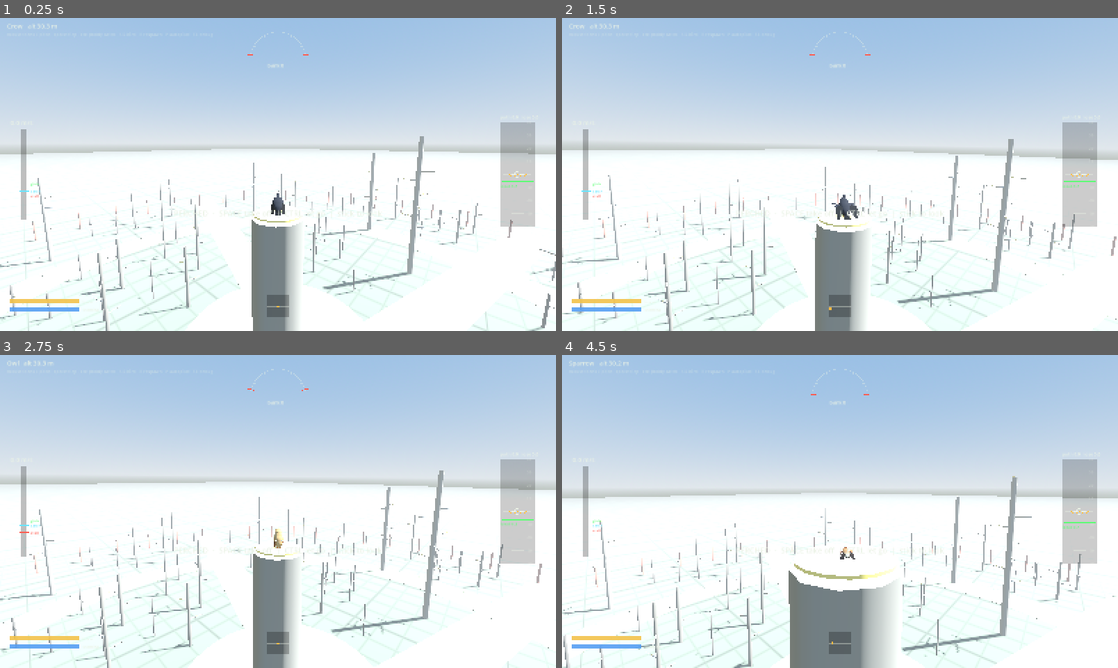
Above: before the commit, frames 1-4 (two rows, left to right).
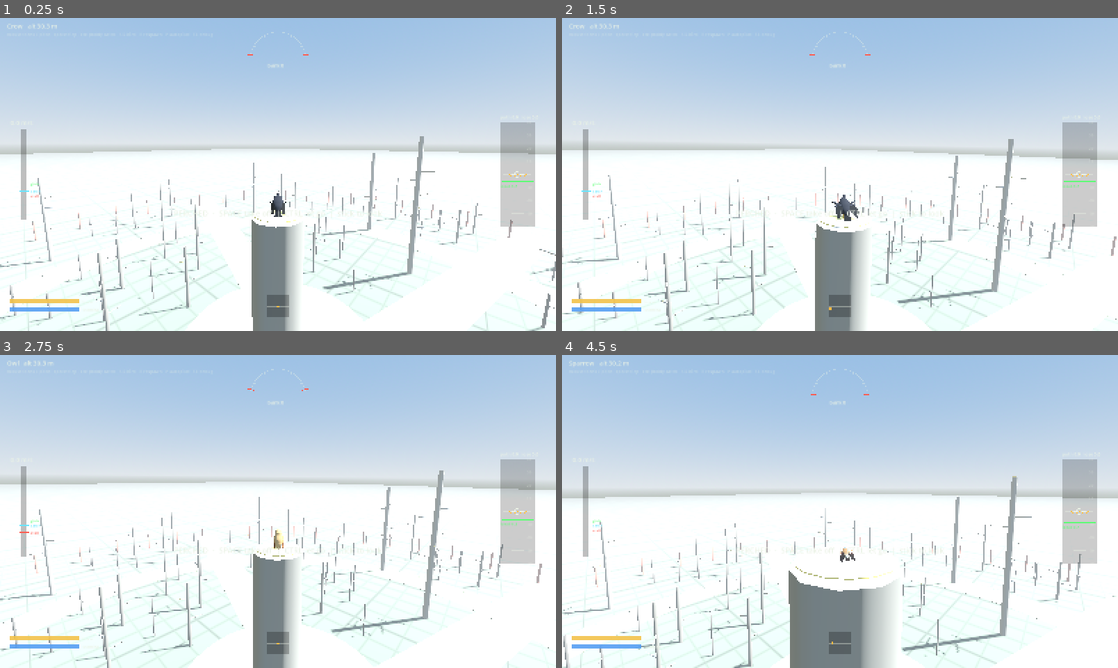
Above: after the commit, the same moments.

Repository: afaucher/flap
Game: Godot game, scene res://scenes/boot.tscn
Two runs of this game, one before a commit and one after it. Both use one fixed random seed, a clock stepped at 60 frames per second and the inputs below.
Inputs (mouse positions are in pixels of both pictures, inside the frame that each line leads up to):
- Up to frame 1 (0.25 s): no input
- Up to frame 2 (1.5 s): tap Enter at 0.5 s; move the mouse to (962, 158) at 0.52 s; hold Space (flap) 0.53-1.28 s; hold Up from 0.53 s (still down); click (962, 158) at 0.67 s; move the mouse to (812, 174) at 1.27 s; tap 1 (bird_1) at 1.35 s
- Up to frame 3 (2.75 s): keep holding Up; tap Space (flap) at 1.52, 1.55, 1.82 s; move the mouse to (289, 505) at 2.02 s; hold Space (flap) from 2.03 s (still down); tap 2 (bird_2) at 2.1 s
- Up to frame 4 (4.5 s): keep holding Up; move the mouse to (834, 517) at 2.77 s; release Space (flap) at 2.78 s; tap 3 (bird_3) at 2.85 s; click (834, 517) at 2.92 s; tap Space (flap) at 3.02, 3.05, 3.32 s; move the mouse to (878, 514) at 3.52 s; hold Space (flap) 3.53-4.28 s; tap 4 (bird_4) at 3.6 s; move the mouse to (795, 508) at 4.27 s; tap 5 (bird_5) at 4.35 s

The runs differ from the first frame. In frame 1, less than 0.1% of the frame differs, in the area x 2-84%, y 48-90%; in frame 2, 0.1%; in frame 3, 0.1%; in frame 4, 0.2%, in the area x 6-92%, y 38-100%.

Commit message:
Lab feedback: owl wings and disc, flexing feathers and wing root, feet, catch
- Owl perched: the fluffed flank feathers stand out and the folded wing rides
  on them (no clipping). The facial disc follows the head's front, raised to
  a rim ruff and wrapped back onto the head; eyes and bill sit on it.
- Feathers flex along their length (feather_marks shader bends each card by a
  per-instance amount): tips up in the downstroke, trailing down in the
  upstroke, a little up in a glide. Across the wrist the surface twists
  smoothly from arm to hand instead of breaking into plates.
- Wing root: the arm surface's sections ease from the body's plane to the
  wing's, and the root fairing sits halfway, so it flexes with the flap.
- Feet: the body rides at a natural stance over its feet (hips at 70% of leg
  reach on a branch, 85% on the ground; visual only), toes lie flat on the
  ground, the perch strip is a thin line flush with the branch.
- Catch: the wings ease into the landing's braking beats instead of jumping.
- Lab: --dist sets the camera distance.

Co-Authored-By: Claude Opus 5.5 <noreply@anthropic.com>

Diff:
--- a/scripts/app/bird_lab.gd
+++ b/scripts/app/bird_lab.gd
@@ -5,7 +5,7 @@
 ## the body, wings, tail and legs adjust. Live scenarios are the real game: Bird, FlightModel, perch logic and
 ## rig, flown by a LabPilot through the player's controls.
 ##   .\run.ps1 --scene res://scenes/bird_lab.tscn [--bird <id>] [--scenario <id>] [--speed <0.05..1>] [--onion]
-##       [--view side|front|three|top|chase] [--pause-at <sim s>] [--shot <png> --shot-after <real s>]
+##       [--view side|front|three|top|chase] [--dist <m>] [--pause-at <sim s>] [--shot <png> --shot-after <real s>]
 ## Keys: 1-5 bird, Up/Down scenario, Space pause, . step, R restart, -/= speed, O onion skin, F follow,
 ##       V next view, T trail; drag to orbit, wheel to zoom.
 
@@ -42,6 +42,7 @@
 var view := "three"
 var sim_t := 0.0              ## scenario time (sim seconds)
 var pause_at := -1.0
+var _dist_arg := -1.0
 
 var _yaw := 0.0
 var _pitch := 0.0
@@ -80,6 +81,8 @@
 	if Boot.arg_value(args, "--pause-at") != "":
 		pause_at = float(Boot.arg_value(args, "--pause-at"))
 	onion = args.has("--onion")
+	if Boot.arg_value(args, "--dist") != "":
+		_dist_arg = float(Boot.arg_value(args, "--dist"))
 
 	Game.add_environment(self)
 	world = Node3D.new()
@@ -152,7 +155,7 @@
 		bird.setup(p, layout, null)
 		bird.arena = arena
 		pilot = LabScenarios.start(scenario, bird, layout)
-	_dist = maxf(1.2, p.span * 2.6)
+	_dist = _dist_arg if _dist_arg > 0.0 else maxf(1.2, p.span * 2.6)
 	_focus = _target_point()
 	_sync_ui()
 
--- a/scripts/app/rig_poses.gd
+++ b/scripts/app/rig_poses.gd
@@ -22,6 +22,7 @@
 	r.toe_grip = 0.0
 	r.neck_ext = r.body.neck_flight
 	r.fluff = 1.0
+	r.flex = 0.0
 	if pose != "folded":
 		r.rotation_degrees.x = 0.0
 	for i in 2:
@@ -31,6 +32,7 @@
 			var ph := fmod(time * 2.0, 1.0) if pose == "flap" else 0.75
 			r.flap = deg_to_rad(10.0 + 45.0 * cos(ph * TAU))
 			r.hand_lift = 50.0 * sin((ph - 0.5) * TAU) if ph > 0.5 else 0.0
+			r.flex = 0.16 * sin(ph * TAU) + 0.03   # (tips bend up in the downstroke, trail down in the upstroke)
 		"folded":
 			# Perched: the species' posture, tail at its angle, feet gripping a branch under the body.
 			var sit: Dictionary = BirdRig.POSE.get(r.profile.id, BirdRig.POSE["crow"])
--- a/scripts/bird/bird_rig.gd
+++ b/scripts/bird/bird_rig.gd
@@ -136,6 +136,8 @@
 var arm_web: Array = [{}, {}]         ## per side, the arm wing's loft this pose: {from, to, depth (elbow behind the edge), chord_at_elbow}
 var _last_carrier := Vector3.ZERO
 var _clock_t := 0.0
+var _stance := 0.0
+var flex := 0.0                 ## feather bend along the length: + tips up (downstroke load), - tips back/down (upstroke)
 var _leg_meshes: Array = [[], []]     ## per side: [tibia, tarsus, toe x4]
 var _fairings: Array = [[], []]       ## per side: [patagium, humerus, forearm, hand] (the wing's thickness)
 var _built := false
@@ -439,9 +441,14 @@
 	for k in ARM_STATIONS + 3:
 		var u := clampf((k - 1.0) / ARM_STATIONS, 0.0, 1.0)
 		var e := sh + le * span * u
+		# Near the body the surface flexes rather than pivots: its sections ease from the body's plane at the root
+		# to the wing's by about 40% of the way out, so a raised or lowered wing bends at the shoulder.
+		var nu := Vector3.UP.slerp(nn, smoothstep(0.0, 0.4, u))
+		nu = (nu - le * le.dot(nu)).normalized()
+		var aft_u := (le.cross(nu) * s).normalized()
 		var arc := u * (l_h + l_f)
 		var bone := sh.lerp(elbow, arc / maxf(l_h, 1e-5)) if arc <= l_h else elbow.lerp(wrist, (arc - l_h) / maxf(l_f, 1e-5))
-		var depth := maxf((bone - e).dot(aft), 0.0)
+		var depth := maxf((bone - e).dot(aft_u), 0.0)
 		var chord := (depth + rc * lerpf(0.42, 0.26, u)) * open
 		var thick := rc * lerpf(0.14, 0.055, u) * (1.0 + 0.15 * exp(-pow((u - 0.25) / 0.2, 2.0))) * open
 		if k == 0 or k == ARM_STATIONS + 2:
@@ -455,7 +462,7 @@
 			var x := 0.5 * (1.0 - cos(a))
 			var half := _naca(x) * thick
 			var y := 0.02 * chord * sin(PI * x) + (-half if sin(a) >= 0.0 else half)
-			row.append(e + aft * (x * chord) + nn * y)
+			row.append(e + aft_u * (x * chord) + nu * y)
 		rows.append(row)
 	arm_web[i] = {"from": sh, "to": wrist, "depth": depth_elbow, "chord_at_elbow": chord_elbow}
 	var cols := _arm_colors
@@ -501,8 +508,12 @@
 	var le := (wrist - sh).normalized()
 	var nn := (n_in - le * le.dot(n_in)).normalized()
 	var aft := (le.cross(nn) * s).normalized()
-	var c := sh + aft * rc * 0.32 - le * _L * 0.02
-	mi.transform = Transform3D(Basis(le * _L * 0.2 * open, nn * rc * 0.2 * open, aft * rc * 0.85), c)
+	# (halfway between the body's plane and the wing's: it flexes with the flap, like the surface it covers)
+	var nm := Vector3.UP.slerp(nn, 0.35)
+	nm = (nm - le * le.dot(nm)).normalized()
+	var am := (le.cross(nm) * s).normalized()
+	var c := sh + am * rc * 0.32 - le * _L * 0.02
+	mi.transform = Transform3D(Basis(le * _L * 0.2 * open, nm * rc * 0.2 * open, am * rc * 0.85), c)
 
 
 ## Lay a unit limb mesh from `a` to `b`, its chord aft and its thickness along `n`; `chord` scales x (m).
@@ -615,8 +626,6 @@
 	var id := profile.id
 	var fd := Face.spec(id)
 	var disc: bool = fd.has("disc")
-	var z_rim := -hr * body.skull.z - 0.06 * hr
-	var disc_depth := 0.1 * hr
 	if disc:
 		var dm := MeshInstance3D.new()
 		dm.name = "FacialDisc"
@@ -625,10 +634,10 @@
 		if Plumage.level > 0 and Plumage.spec(id).head.has("disc"):
 			face_c = Plumage.hex(Plumage.spec(id).head.disc[0])
 			rim_c = Plumage.hex(Plumage.spec(id).head.disc[1])
-		dm.mesh = Face.disc_mesh(hr, z_rim, disc_depth, face_c, rim_c)
+		dm.mesh = Face.disc_mesh(hr, face_c, rim_c, body.skull)
 		dm.material_override = body_mat
 		_head.add_child(dm)
-	var beak_base := Vector3(0.0, -0.05 * hr, -hr * body.skull.z * 0.85) if not disc else Vector3(0.0, -0.14 * hr, z_rim + disc_depth * 0.5)
+	var beak_base := Vector3(0.0, -0.05 * hr, -hr * body.skull.z * 0.85) if not disc else Vector3(0.0, -0.14 * hr, Face.disc_z(0.0, -0.14 * hr, 0.1, hr, body.skull) + 0.04 * hr)
 	var bm: Array = Face.beak_meshes(id, hr, beak_base)
 	var bill_mat := _material(Color.WHITE)
 	bill_mat.vertex_color_use_as_albedo = true
@@ -666,8 +675,8 @@
 		if disc:   # the owl's eyes sit in its disc, looking forward
 			var px := e * 0.32 * hr
 			var py := 0.12 * hr
-			var s2 := pow(px / (0.95 * hr), 2.0) + pow((py + 0.1 * hr) / (0.75 * hr), 2.0)
-			eye.position = Vector3(px, py, z_rim + disc_depth * (1.0 - s2) - 0.01 * hr)
+			var s2 := sqrt(pow(px / (0.95 * hr), 2.0) + pow((py + 0.1 * hr) / (0.75 * hr), 2.0))
+			eye.position = Vector3(px, py, Face.disc_z(px, py, s2, hr, body.skull) - 0.005 * hr)
 			_head.add_child(eye)
 		else:
 			eye.position = dir * hr * 0.97
@@ -731,21 +740,26 @@
 
 ## Lay one feather (top copy, and its underside copy when two-sided); its colours only when they change (at
 ## build), since they don't move.
-func _place(mm: MultiMesh, mmu: MultiMesh, idx: int, xf: Transform3D, kind: int, fi: int, bone: int, custom: Color) -> void:
+func _place(mm: MultiMesh, mmu: MultiMesh, idx: int, xf: Transform3D, kind: int, fi: int, bone: int, custom: Color, bend := 0.0) -> void:
 	mm.set_instance_transform(idx, xf)
 	if mmu != null:
 		mmu.set_instance_transform(idx, xf)
+	var g := Plumage.group(kind, fi, bone)
+	if marks_material != null and not _paint_dirty:   # (the bend changes every pose; the rest only at build)
+		mm.set_instance_custom_data(idx, Color(Plumage.row_index(g, false), bend, 0, 0))
+		if mmu != null:
+			mmu.set_instance_custom_data(idx, Color(Plumage.row_index(g, true), bend, 0, 0))
+		return
 	if not _paint_dirty:
 		return
 	var id := profile.id
-	var g := Plumage.group(kind, fi, bone)
 	var fm: Array = Plumage.finger(id, fi) if kind == WingShape.Kind.PRIMARY else [1.0, 1.0]
 	if marks_material != null:   # level 5: colour from the strip, the instance colour darkens
 		mm.set_instance_color(idx, Color(fm[0], fm[0], fm[0]))
-		mm.set_instance_custom_data(idx, Color(Plumage.row_index(g, false), 0, 0, 0))
+		mm.set_instance_custom_data(idx, Color(Plumage.row_index(g, false), bend, 0, 0))
 		if mmu != null:
 			mmu.set_instance_color(idx, Color(fm[1], fm[1], fm[1]))
-			mmu.set_instance_custom_data(idx, Color(Plumage.row_index(g, true), 0, 0, 0))
+			mmu.set_instance_custom_data(idx, Color(Plumage.row_index(g, true), bend, 0, 0))
 		return
 	var top: Color = _colors.get(kind, _colors["tail"])
 	var under := top
@@ -759,6 +773,17 @@
 	if mmu != null:
 		mmu.set_instance_color(idx, under)
 		mmu.set_instance_custom_data(idx, custom)
+
+
+## How much a feather bends with the wing's `flex`: the long, outer primaries most, the stiff coverts barely.
+static func _flex_share(f: Dictionary) -> float:
+	match int(f.kind):
+		WingShape.Kind.PRIMARY: return 0.6 + 0.04 * float(f.i)
+		WingShape.Kind.SECONDARY: return 0.5
+		WingShape.Kind.TERTIAL: return 0.3
+		WingShape.Kind.GREATER_COVERT, WingShape.Kind.UNDER_COVERT: return 0.15
+		WingShape.Kind.LESSER_COVERT: return 0.05
+	return 0.0
 
 
 static func _scaled(c: Color, k: float) -> Color:
@@ -817,7 +842,7 @@
 		fold_t = smoothstep(0.8, 1.0, lt) * 0.8
 		sweep_t = 18.0 * (1.0 - smoothstep(0.8, 1.0, lt))
 		twist_t = deg_to_rad(40.0)
-		k = 1.0
+		k = 1.0 - exp(-30.0 * dt)   # (fast, but eased: the wings swing into the braking beats, they don't jump)
 	if sitting:
 		flap_t = deg_to_rad(-10.0)
 		fold_t = 1.0
@@ -825,6 +850,16 @@
 		twist_t = 0.0
 	flap = lerpf(flap, flap_t, k)
 	hand_lift = lerpf(hand_lift, lift_t, k)
+	# Feathers flex under load: in a downstroke the tips bend up, in the upstroke they trail back and down; a
+	# little upward bend in a glide; none on a perch.
+	var flex_t := 0.0
+	if landing:
+		flex_t = 0.12 * sin(fmod(float(t.landing_t) * 2.0, 1.0) * TAU)
+	elif t.flapping and not sitting:
+		flex_t = 0.16 * sin(float(t.flap_phase) * TAU) + 0.03
+	elif not sitting:
+		flex_t = 0.03 * clampf(float(t.load), 0.0, 3.0)
+	flex = lerpf(flex, flex_t, k)
 	fold = lerpf(fold, fold_t, 1.0 - exp(-10.0 * dt))
 	sweep = lerpf(sweep, sweep_t, ks)
 	twist = lerpf(twist, twist_t, ks)
@@ -864,7 +899,18 @@
 	var dip := 0.0
 	if sitting and age < 0.4:
 		dip = sin(PI * age / 0.4) * (1.0 - age / 0.4) * _L * 0.12
-	position = transform.basis * (-world_up * dip)
+	# Stance: sitting, the body rides at a natural height over its feet -- the hips about 70% of the leg's reach
+	# above a branch (perched birds crouch), 85% above the ground -- so the feet meet the surface whatever the
+	# species' proportions. Visual only: the bird's body for the game doesn't move.
+	var stance_t := 0.0
+	if sitting and t.has_grip:
+		var parent_xf := get_parent_node_3d().global_transform if get_parent_node_3d() != null else Transform3D()
+		var hip_w := parent_xf * ((_hip[0] + _hip[1]) * 0.5)
+		var reach := body.femur + _tib + _tars
+		var want_h := reach * (0.7 if state == Bird.State.PERCHED else 0.85)
+		stance_t = want_h - (hip_w - (t.grip as Vector3)).dot(Vector3.UP)
+	_stance = lerpf(_stance, stance_t, 1.0 if age < 0.05 else 1.0 - exp(-10.0 * dt))
+	position = transform.basis * (world_up * (_stance - dip))
 
 	# Head: look at the target, level with the world.
 	var inv := global_transform.affine_inverse()
@@ -892,7 +938,7 @@
 			var reach := body.femur + _tib + _tars
 			if (g + side_off).distance_to(_hip[i]) < reach * 1.6:
 				want_foot = g + side_off
-				grip = 1.0 if sitting else 0.0
+				grip = 1.0 if state == Bird.State.PERCHED else 0.0   # (on the ground the toes lie flat)
 		elif flare > 0.3:
 			want_foot = _hip[i] + Vector3(0.0, -_L * 0.22, -_L * 0.16)
 		foot_targets[i] = foot_targets[i].lerp(want_foot, 1.0 if sitting else 1.0 - exp(-12.0 * dt))
@@ -1032,6 +1078,12 @@
 		var elbow := two_bone(sh, target, lengths[0], lengths[1], pole)
 		var wrist := chain_end(elbow, target, lengths[1])
 		var hand := wrist + (hd_fk - wr_fk)
+		# Fluffed (the owl on its perch), the flank feathers stand out and the folded wing rides on them.
+		var puff := Vector3(s * (fluff * (1.0 + 0.012 * breath) - 1.0) * _L * 0.2 * ik_w, 0.0, 0.0)
+		sh += puff
+		elbow += puff
+		wrist += puff
+		hand += puff
 		wing_joints[i] = [sh, elbow, wrist, hand]
 		var hand_n := arm_n
 		if absf(hand_lift) > 1e-3:
@@ -1047,6 +1099,12 @@
 			var b: Vector3 = seg[1]
 			var u := (b - a).normalized()
 			var n: Vector3 = seg[2]
+			# Across the wrist the surface twists smoothly from the arm's plane to the hand's: the inner primaries and
+			# the secondaries by the wrist take a share of both, so the wing bends there instead of breaking into plates.
+			if int(f.bone) == WingShape.Bone.HAND and f.kind != WingShape.Kind.ALULA:
+				n = hand_n.slerp(arm_n, 0.5 * (1.0 - smoothstep(1.0, 4.0, float(f.i))))
+			elif int(f.bone) == WingShape.Bone.FOREARM:
+				n = arm_n.slerp(hand_n, 0.5 * smoothstep(0.7, 1.0, float(f.t)))
 			n = (n - u * u.dot(n)).normalized()
 			var aft := (u.cross(n) * s).normalized()
 			var rel := deg_to_rad(f.rel)
@@ -1072,10 +1130,10 @@
 			feather_xforms.append(xf)
 			feather_kinds.append(int(f.kind) + (0 if i == 1 else 100))   # (+100: left wing)
 			if f.emarg:
-				_place(_emarg, _emarg_u, emarg_i, xf, int(f.kind), int(f.i), int(f.bone), Color(float(f.kind), _seed(i, f), 1.0, 0.0))
+				_place(_emarg, _emarg_u, emarg_i, xf, int(f.kind), int(f.i), int(f.bone), Color(float(f.kind), _seed(i, f), 1.0, 0.0), flex * _flex_share(f))
 				emarg_i += 1
 			else:
-				_place(_plain, _plain_u, plain_i, xf, int(f.kind), int(f.i), int(f.bone), Color(float(f.kind), _seed(i, f), 0.0, 0.0))
+				_place(_plain, _plain_u, plain_i, xf, int(f.kind), int(f.i), int(f.bone), Color(float(f.kind), _seed(i, f), 0.0, 0.0), flex * _flex_share(f))
 				plain_i += 1
 		var fr: Array = _fairings[i]
 		var rc := shape.root_chord()
--- a/scripts/bird/face.gd
+++ b/scripts/bird/face.gd
@@ -148,29 +148,38 @@
 	return out
 
 
-## The owl's facial disc: a shallow heart-shaped dish over the front of the head (the Barn Owl's), pale with a
-## dark rim; `z_rim` where its rim sits (head space), `depth` how far its centre is recessed.
-static func disc_mesh(r: float, z_rim: float, depth: float, face: Color, rim: Color) -> ArrayMesh:
+## The owl's facial disc: the Barn Owl's heart-shaped dish of feathers over the front of the head, pale with a
+## dark rim. It follows the head's front (`skull`: the head sphere's scale), raised a little and rising toward
+## the rim into a ruff, then wraps back onto the head just past it, so it is part of the head, not a mask.
+static func disc_mesh(r: float, face: Color, rim: Color, skull := Vector3.ONE) -> ArrayMesh:
 	var rows: Array = []
 	var cols: Array = []
-	var rings := 8
-	var n := 24
-	for k in rings + 1:
-		var s := float(k) / rings
+	var rings := 16
+	var n := 48
+	for k in rings + 3:
+		var s := minf(float(k) / rings, 1.0 + 0.03 * (k - rings))   # (two rings past the rim: down onto the head)
 		var row: Array = []
 		var crow: Array = []
 		for j in n:
 			var t := -TAU * j / n   # (wound to face forward)
 			var x := 0.95 * r * sin(t) * s
 			var y := r * (0.75 * cos(t) - 0.25 * cos(2.0 * t)) * s - 0.1 * r
-			var z := z_rim + depth * (1.0 - s * s) - 0.04 * r * exp(-pow((s - 0.93) / 0.06, 2.0))   # the rim ridge
-			row.append(Vector3(x, y, z))
+			row.append(Vector3(x, y, disc_z(x, y, s, r, skull)))
 			crow.append(face.lerp(rim, smoothstep(0.82, 0.92, s)))
 		rows.append(row)
 		cols.append(crow)
 	return BodyShape.tube_mesh(rows, null, cols)
 
 
+## The disc's surface depth at (x, y) for disc radius fraction `s` (head space; -Z forward): the head's front
+## surface, raised 0.03 r at the centre rising to a 0.12 r ruff at the rim, back onto the head past it.
+static func disc_z(x: float, y: float, s: float, r: float, skull: Vector3) -> float:
+	var q := 1.0 - pow(x / (skull.x * r), 2.0) - pow(y / (skull.y * r), 2.0)
+	var surf := -skull.z * r * sqrt(maxf(q, 0.0))
+	if s > 1.0:
+		return surf + 0.01 * r
+	return surf - r * (0.03 + 0.06 * pow(s, 3.0) + 0.03 * exp(-pow((s - 0.93) / 0.06, 2.0)))
+
 ## A fixation time (s): log-normal round `mean`, as raptor inter-saccade intervals are (docs §3.4).
 static func fixation(rng: RandomNumberGenerator, mean: float) -> float:
 	var sigma := 0.5
--- a/scripts/bird/feather_marks.gdshader
+++ b/scripts/bird/feather_marks.gdshader
@@ -2,7 +2,7 @@
 // small strip generated from the plumage spec (scripts/bird/plumage.gd) -- dark tips, the dark trailing edge,
 // tail bands, bars, the white wing bar. Colour only: lit like the plain StandardMaterial (roughness 0.9), no
 // sheen, translucency or texture detail (the parked feather.gdshader does those).
-// Per instance: INSTANCE_CUSTOM.r = the strip row (group and face); the instance colour multiplies it (the
+// Per instance: INSTANCE_CUSTOM.r = the strip row (group and face), .g = the bend; the instance colour multiplies it (the
 // darker wingtip "fingers"). Each face is its own MultiMesh (the under copy is a mirrored mesh), so cull back.
 shader_type spatial;
 render_mode cull_back, diffuse_burley, specular_schlick_ggx;
@@ -13,6 +13,11 @@
 
 void vertex() {
 	row = INSTANCE_CUSTOM.r;
+	// Flex: the feather bends along its length (INSTANCE_CUSTOM.g = the tip's deflection, in feather lengths),
+	// rooted at its base, so a wing curves under load instead of pivoting as rigid plates.
+	float bend = INSTANCE_CUSTOM.g;
+	VERTEX.y += bend * VERTEX.z * VERTEX.z;
+	NORMAL = normalize(NORMAL + vec3(0.0, 0.0, -2.0 * bend * VERTEX.z) * NORMAL.y);
 }
 
 vec3 to_linear(vec3 c) {
--- a/scripts/bird/plumage.gd
+++ b/scripts/bird/plumage.gd
@@ -34,7 +34,7 @@
 	},
 	"owl": {
 		"body": {"back": "#a8875a", "rump": "#b8996a", "breast": "#efe4cf", "belly": "#f1e8d6", "vent": "#f3ece0", "flanks": "#e6d3b0", "line": 0.2, "soft": 0.3},
-		"head": {"crown": "#a8875a", "nape": "#a8875a", "face": "#f2ece0", "throat": "#efe6d6", "cap": 0.45, "disc": ["#f2ece0", "#8a6a48"]},
+		"head": {"crown": "#a8875a", "nape": "#a8875a", "face": "#b8996a", "throat": "#efe6d6", "cap": 0.45, "disc": ["#f2ece0", "#8a6a48"]},
 		"wing": {"lesser": "#a07c50", "greater": "#b08a58", "tertial": "#b08a5a", "alula": "#a07c50", "under": "#f4ede0", "patagial": "#f4ede0", "carpal": "#e9dcc4"},
 		"groups": {"primary": ["#b8905c", "#e8dcc6"], "secondary": ["#b89462", "#ebe0cc"], "tail": ["#c09a64", "#ece2cf"]},
 		"fingers": [2, 0.1, 0.25],
@@ -231,10 +231,7 @@
 	var c := hex(h.face)
 	c = c.lerp(hex(h.nape), smoothstep(-0.1, 0.45, -front))                    # the back of the head
 	c = c.lerp(throat, smoothstep(-0.25, -0.55, d.y) * smoothstep(-0.3, 0.1, front))
-	if h.has("disc"):   # the owl's facial disc: a pale dish on the front, rimmed dark
-		var ang := acos(clampf(front, -1.0, 1.0))
-		c = c.lerp(hex(h.disc[0]), 1.0 - smoothstep(0.85, 0.95, ang))
-		c = c.lerp(hex(h.disc[1]), smoothstep(0.82, 0.92, ang) * (1.0 - smoothstep(1.02, 1.12, ang)))
+	# (the owl's facial disc is its own mesh, Face.disc_mesh, with these colours: the head round it is buff)
 	if h.has("malar"):   # a dark stripe from below the eye down the cheek
 		var e := Vector2(absf(d.x) - absf(eye.x) * 0.9, d.z - eye.z).length()
 		var below := smoothstep(eye.y + 0.05, eye.y - 0.1, d.y) * smoothstep(eye.y - 0.8, eye.y - 0.55, d.y)
--- a/scripts/world/arena_builder.gd
+++ b/scripts/world/arena_builder.gd
@@ -175,7 +175,7 @@
 
 ## The grip set, drawn on the wood: a pale strip along the top of the branch, or a disc on the trunk top.
 func _perch_marker(p: Perch) -> void:
-	var mi := _grip_mesh(p, 0.012)
+	var mi := _grip_mesh(p, 0.004)   # (a thin line flush with the branch top, where the feet grip)
 	mi.material_override = _mat("perch", Color(0.85, 0.78, 0.45), 0.6)
 	add_child(mi)
 
@@ -186,13 +186,13 @@
 		var cyl := CylinderMesh.new()
 		cyl.top_radius = p.disc
 		cyl.bottom_radius = p.disc
-		cyl.height = 0.02
+		cyl.height = 0.006
 		cyl.radial_segments = 16
 		mi.mesh = cyl
 		mi.position = p.position + Vector3.UP * lift
 	else:
 		var box := BoxMesh.new()
-		box.size = Vector3(maxf(0.03, p.thickness * 0.9), 0.02, p.a.distance_to(p.b))
+		box.size = Vector3(maxf(0.03, p.thickness * 0.9), 0.006, p.a.distance_to(p.b))
 		mi.mesh = box
 		mi.position = p.position + Vector3.UP * lift
 		mi.basis = Basis.looking_at((p.b - p.a).normalized(), Vector3.UP)
--- a/tests/test_bird_rig.gd
+++ b/tests/test_bird_rig.gd
@@ -212,7 +212,7 @@
 			check(b.rig.body.gap(b.rig.leg_joints[i][1]) < 0.0, p.id + " perched knee inside the body")
 		check(b.rig.fold > 0.95, p.id + " perched wings folded")
 		check(b.rig.neck_ext < 0.15, p.id + " perched neck retracted")
-		check(b.rig.position.length() < 1e-3, p.id + " touchdown dip settled")
+		check(absf(b.rig.position.length() - absf(b.rig._stance)) < 1e-3, p.id + " touchdown dip settled (only the stance offset left)")
 		check(b.rig.head_offset.length() < p.body_length * 0.02, p.id + " head settled on its neck")
 		var toe_back: float = (b.rig._leg_meshes[1][4] as MeshInstance3D).transform.origin.z - b.rig.leg_joints[1][3].z
 		check((toe_back > 0.0) == (p.id == "owl"), p.id + " outer toe back only on the owl")
--- a/tests/test_face.gd
+++ b/tests/test_face.gd
@@ -16,7 +16,7 @@
 		var tip_z := 0.0
 		for v in (upper.mesh as ArrayMesh).surface_get_arrays(0)[Mesh.ARRAY_VERTEX]:
 			tip_z = minf(tip_z, (v as Vector3).z)
-		var base_z := -hr * rig.body.skull.z * 0.85 if not fd.has("disc") else -hr * rig.body.skull.z - 0.06 * hr + 0.05 * hr
+		var base_z := -hr * rig.body.skull.z * 0.85 if not fd.has("disc") else Face.disc_z(0.0, -0.14 * hr, 0.1, hr, rig.body.skull) + 0.04 * hr
 		var expect := base_z - float(fd.beak.len) * hr * cos(deg_to_rad(float(fd.beak.pitch)))
 		near(tip_z, expect, absf(expect) * 0.25, p.id + " beak reaches its length ahead of the head")
 		check(rig._head.has_node("Jaw/BeakLower"), p.id + " lower mandible on its jaw pivot")
--- a/tests/test_plumage.gd
+++ b/tests/test_plumage.gd
@@ -19,7 +19,7 @@
 	check(Plumage.head("falcon", Vector3(0, 1, 0), eye).get_luminance() < 0.2 and Plumage.head("falcon", Vector3(0, -0.8, -0.6).normalized(), eye).get_luminance() > 0.7, "falcon: dark hood, white throat")
 	check(Plumage.head("falcon", Vector3(eye.x * 0.9, eye.y - 0.35, eye.z).normalized(), eye).get_luminance() < 0.25, "falcon moustache below the eye")
 	check(Plumage.head("sparrow", Vector3(0, -0.8, -0.6).normalized(), eye).get_luminance() < 0.15, "sparrow black bib")
-	check(Plumage.head("owl", Vector3(0, 0, -1), eye).get_luminance() > 0.8, "owl pale facial disc")
+	check(Plumage.hex(Plumage.spec("owl").head.disc[0]).get_luminance() > 0.8, "owl pale facial disc")
 	var prim: PackedColorArray = Plumage.row("hawk", "primary", true)
 	check(prim[Plumage.STRIP - 2].get_luminance() < prim[Plumage.STRIP / 2].get_luminance() * 0.5, "hawk primaries dark-tipped below")
 	var band: PackedColorArray = Plumage.row("hawk", "tail", false)
Binary file added: docs/images/lab_feedback_before_after.png
